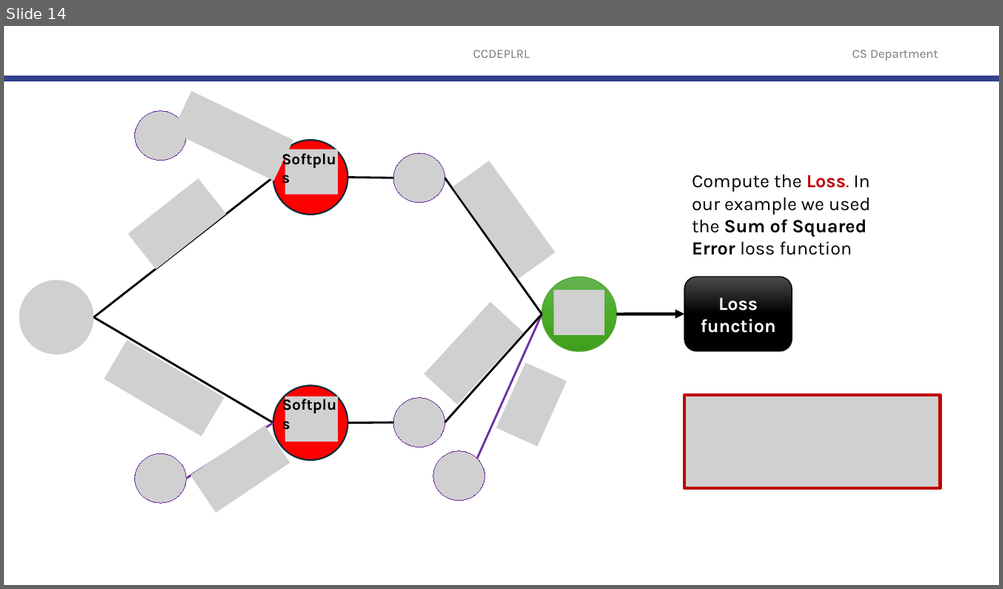
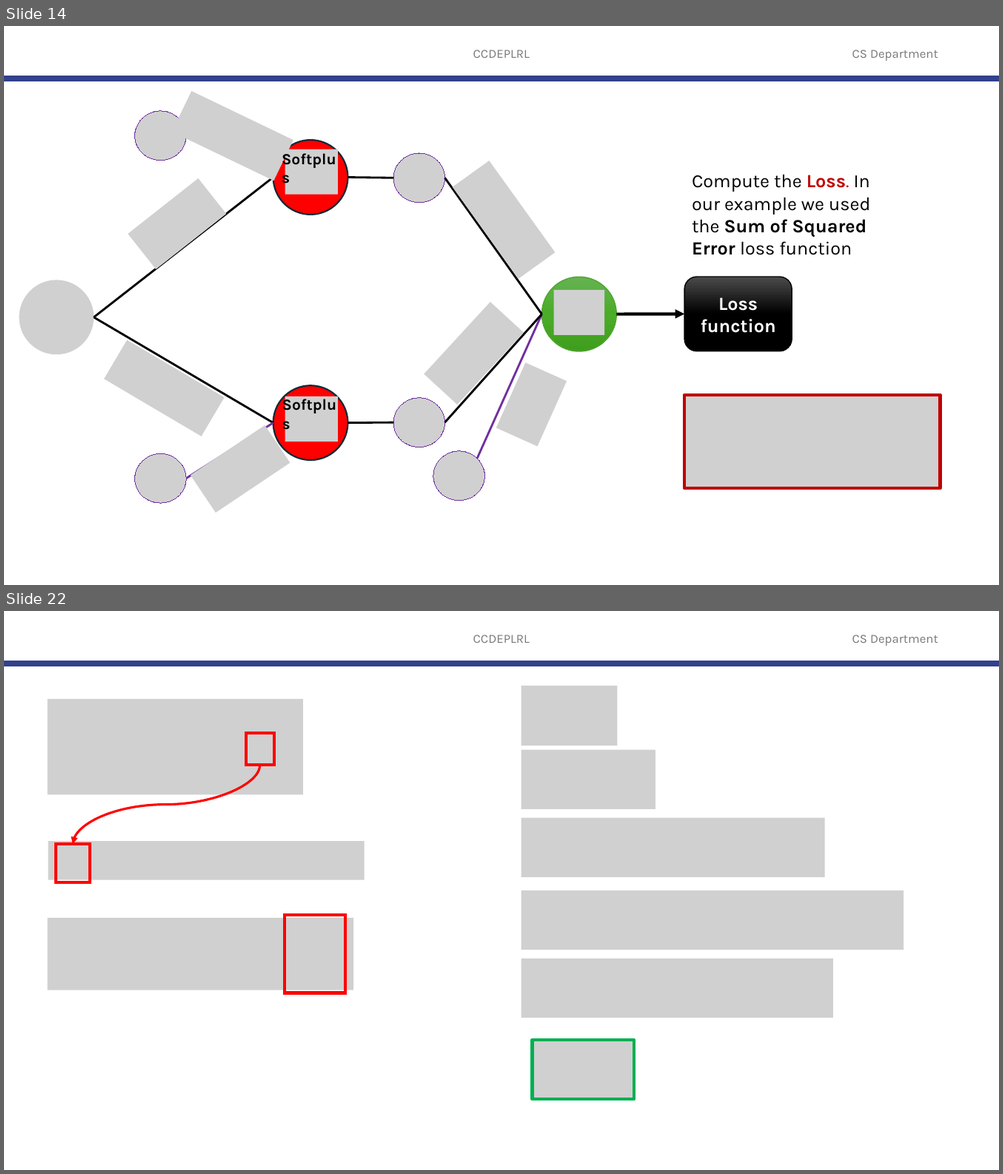
Before and after one commit to robitussin/CCDEPLRL, a slide deck: 2 - Training Neural Networks/Backpropagation/Backpropagation (new).pptx. Shown one above the other, each under a label of ours: slide 14 before the commit, slides 14 and 22 after it; the slides between them are not shown. The pictures are 1003x589 and 1003x1174 pixels, drawn with LibreOffice and Linux fonts; fonts in the diff are those of the drawing; grey boxes stand for pictures; background and template pictures are left out. Boxes give left, top, right and bottom in pixels: in the first picture for what was removed or moved away, otherwise in the second. Text is boxed around its words. In the diff, an @@ line names an element or a change of style, - is before the commit and + after.

```diff
--- a/2 - Training Neural Networks/Backpropagation/Backpropagation (new).pptx
+++ b/2 - Training Neural Networks/Backpropagation/Backpropagation (new).pptx
@@ slide 22 added at box(4, 611, 999, 1170), background #FFFFFF; not listed: 3 template elements that a slide beside it also shows @@
@@ picture added at box(47, 699, 303, 795) @@
@@ picture added at box(521, 686, 617, 745) @@
@@ rectangle added at box(246, 733, 274, 766), outline #FF0000 3 pt @@
@@ curved arrow added from (260, 765) to (73, 845), #FF0000 2.25 pt @@
@@ picture added at box(521, 750, 655, 809) @@
@@ picture added at box(521, 817, 825, 877) @@
@@ picture added at box(48, 842, 364, 880) @@
@@ rectangle added at box(56, 845, 90, 883), outline #FF0000 3 pt @@
@@ picture added at box(521, 891, 904, 951) @@
@@ picture added at box(47, 918, 353, 991) @@
@@ rectangle added at box(284, 915, 345, 994), outline #FF0000 3 pt @@
@@ picture added at box(521, 959, 833, 1019) @@
@@ picture added at box(532, 1040, 634, 1099) @@
```
Also in this commit, not shown: 4 other slides added.
